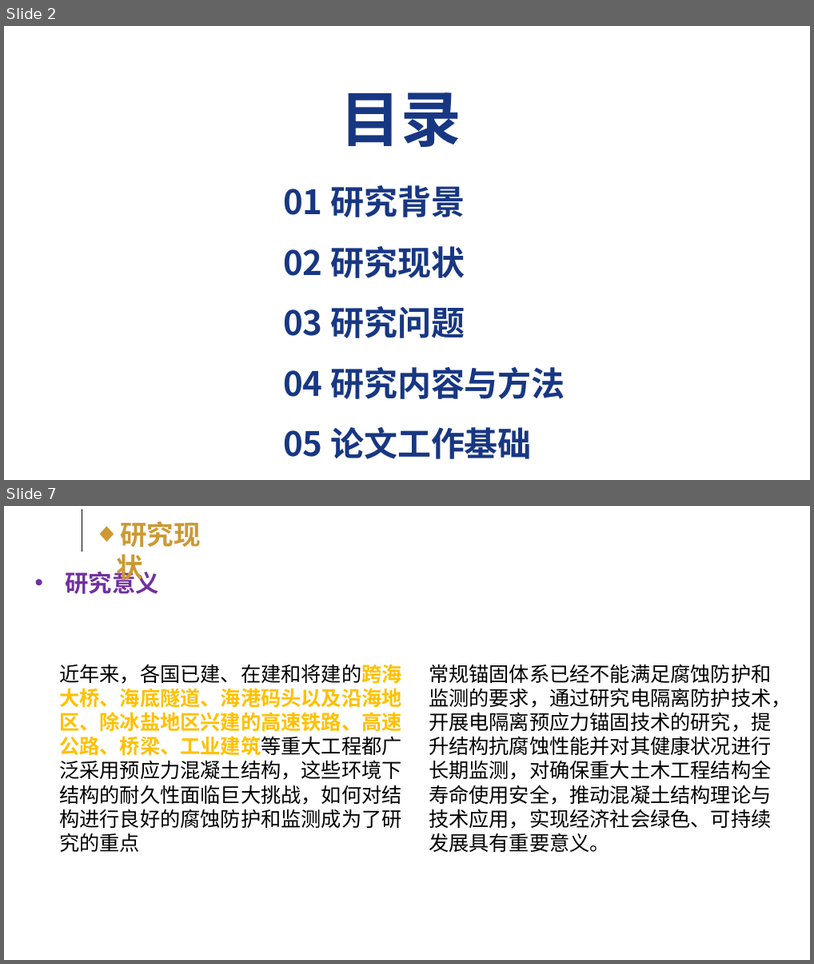
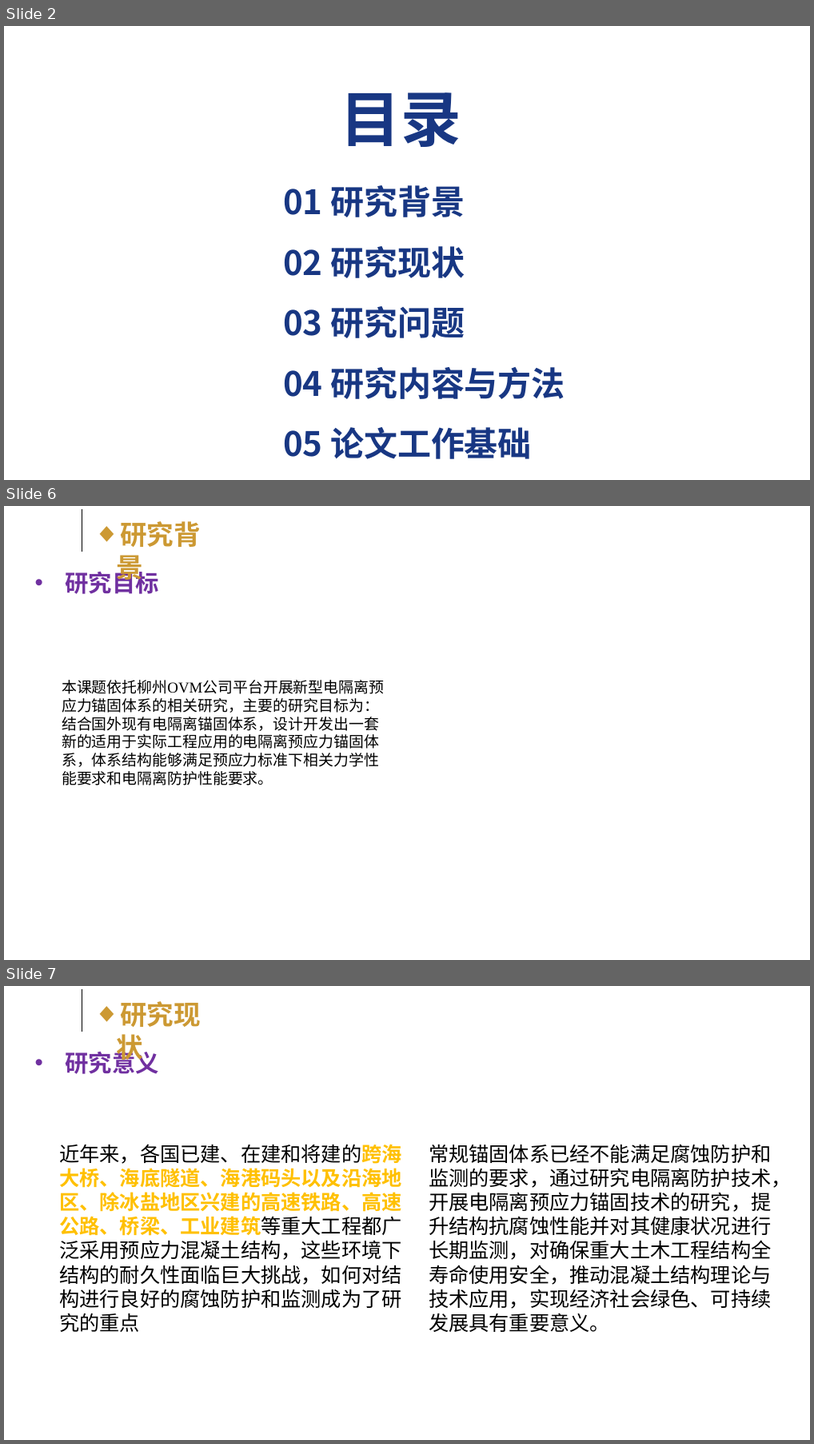
Before and after one commit to kokowhen/paper-manage, a slide deck: EIT/开题答辩slide.pptx. Shown one above the other, each under a label of ours: slides 2 and 7 before the commit, slides 2, 6 and 7 after it; the slides between them are not shown. The pictures are 814x964 and 814x1444 pixels, drawn with LibreOffice and Linux fonts; fonts in the diff are those of the drawing; background and template pictures are left out. Boxes give left, top, right and bottom in pixels: in the first picture for what was removed or moved away, otherwise in the second. Text is boxed around its words. In the diff, an @@ line names an element or a change of style, - is before the commit and + after.

```diff
--- a/EIT/开题答辩slide.pptx
+++ b/EIT/开题答辩slide.pptx
@@ slide 6 added at [4,506,810,960], background #FFFFFF @@
@@ line added from (82, 509) to (82, 552), #000000 0.75 pt @@
@@ text added at [116,521,201,584], 32 pt, text #CC9933, bold @@
+◆ 研究背景
@@ text added at [65,568,158,594], 28 pt, text #7030A0, bold @@
+• 研究目标
@@ text added at [62,680,384,785], 18 pt, text #000000 @@
+本课题依托柳州OVM公司平台开展新型电隔离预应力锚固体系的相关研究，主要的研究目标为：结合国外现有电隔离锚固体系，设计开发出一套新的适用于实际工程应用的电隔离预应力锚固体系，体系结构能够满足预应力标准下相关力学性能要求和电隔离防护性能要求。
```
Also in this commit, not shown: 5 slides changed, 2 other slides added, 6 slides removed, 8 other files.
